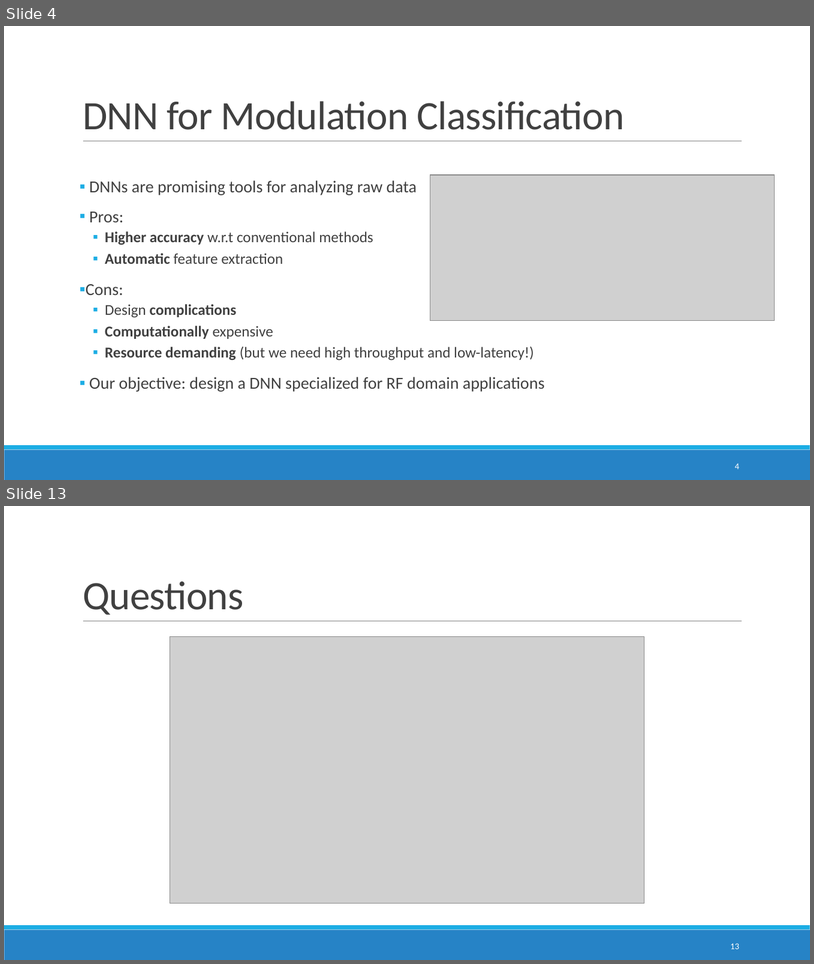
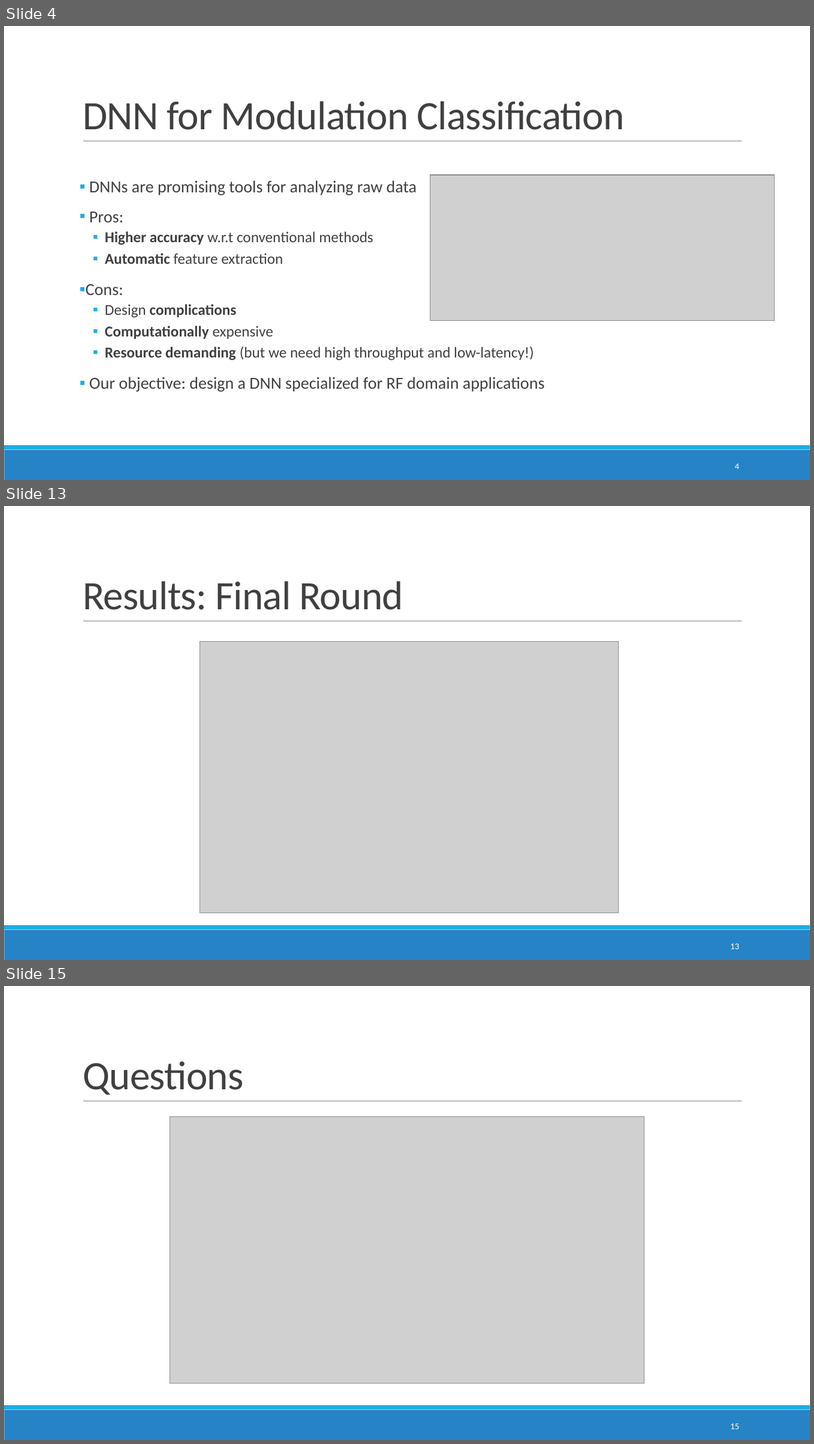
Before and after one commit to ITU-AI-ML-in-5G-Challenge/ITU-ML5G-PS-007-Aaronica, a slide deck: Presentation/GrandFinale.pptx. Shown one above the other, each under a label of ours: slides 4 and 13 before the commit, slides 4, 13 and 15 after it; the slides between them are not shown. The pictures are 814x964 and 814x1444 pixels, drawn with LibreOffice and Linux fonts; fonts in the diff are those of the drawing; grey boxes stand for pictures. Boxes give left, top, right and bottom in pixels: in the first picture for what was removed or moved away, otherwise in the second. Text is boxed around its words. In the diff, an @@ line names an element or a change of style, - is before the commit and + after.

```diff
--- a/Presentation/GrandFinale.pptx
+++ b/Presentation/GrandFinale.pptx
@@ slide 13 added at [4, 506, 810, 960], background #FFFFFF; not listed: 3 template elements that a slide beside it also shows @@
@@ title added at [83, 581, 404, 610], 48 pt, text #404040 @@
+Results: Final Round
@@ picture added at [200, 642, 619, 913] @@
@@ page number added at [731, 943, 740, 949], 10.5 pt, text #FFFFFF @@
+13
@@ what was slide 13 is now slide 15 @@
@@ page number at [731, 1423, 740, 1429]: text changed @@
-13
+15
```
Also in this commit, not shown: 9 slides changed, 1 other slide added, 1 other file.
